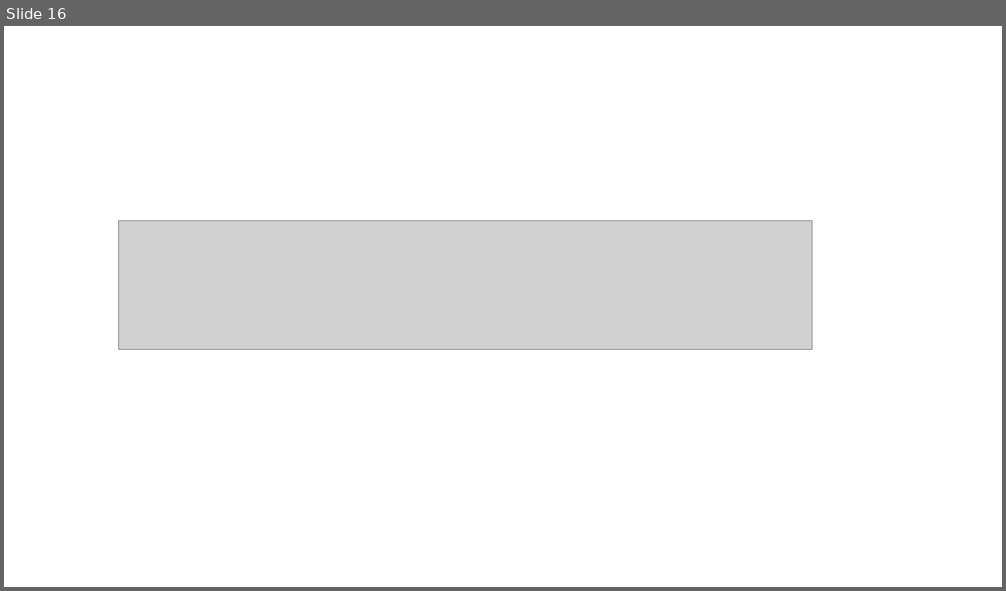
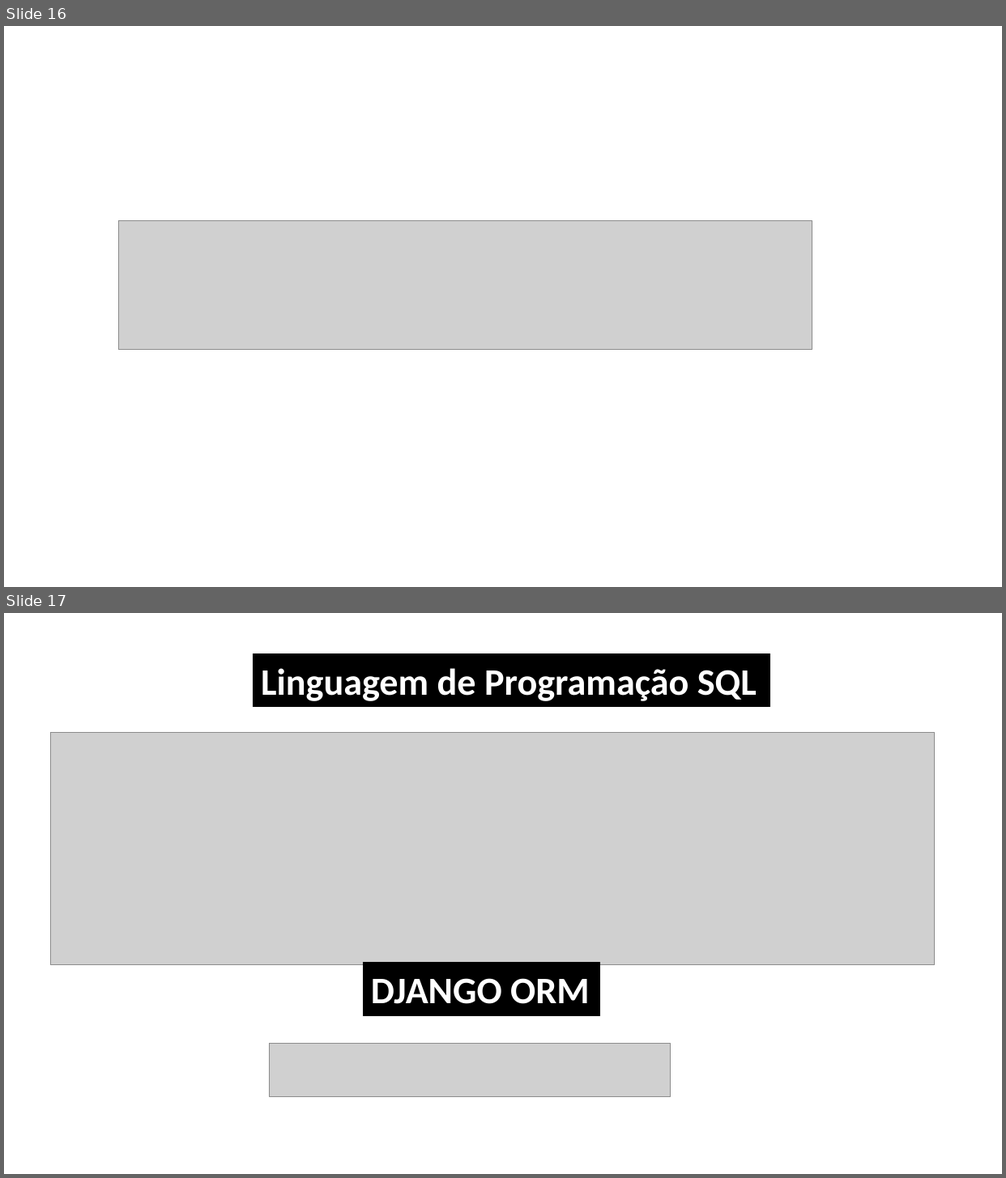
Before and after one commit to ynneksotnas/senaigames-df, a slide deck: docs/Super Usuário.pptx. Shown one above the other, each under a label of ours: slide 16 before the commit, slides 16 and 17 after it. The pictures are 1006x591 and 1006x1178 pixels, drawn with LibreOffice and Linux fonts; fonts in the diff are those of the drawing; grey boxes stand for pictures. Boxes give left, top, right and bottom in pixels: in the first picture for what was removed or moved away, otherwise in the second. Text is boxed around its words. In the diff, an @@ line names an element or a change of style, - is before the commit and + after.

```diff
--- a/docs/Super Usuário.pptx
+++ b/docs/Super Usuário.pptx
@@ slide 17 added at (4, 613, 1002, 1174), background #FFFFFF @@
@@ rectangle added at (253, 654, 769, 707), fill #000000, outline #000000 1 pt, 36 pt, text #FFFFFF, bold @@
+Linguagem de Programação SQL
@@ picture added at (50, 732, 934, 965) @@
@@ rectangle added at (364, 963, 600, 1016), fill #000000, outline #000000 1 pt, 36 pt, text #FFFFFF, bold @@
+DJANGO ORM
@@ picture added at (270, 1043, 671, 1097) @@
```
Also in this commit, not shown: 1 slide changed, 2 other slides added, 1 other file.
